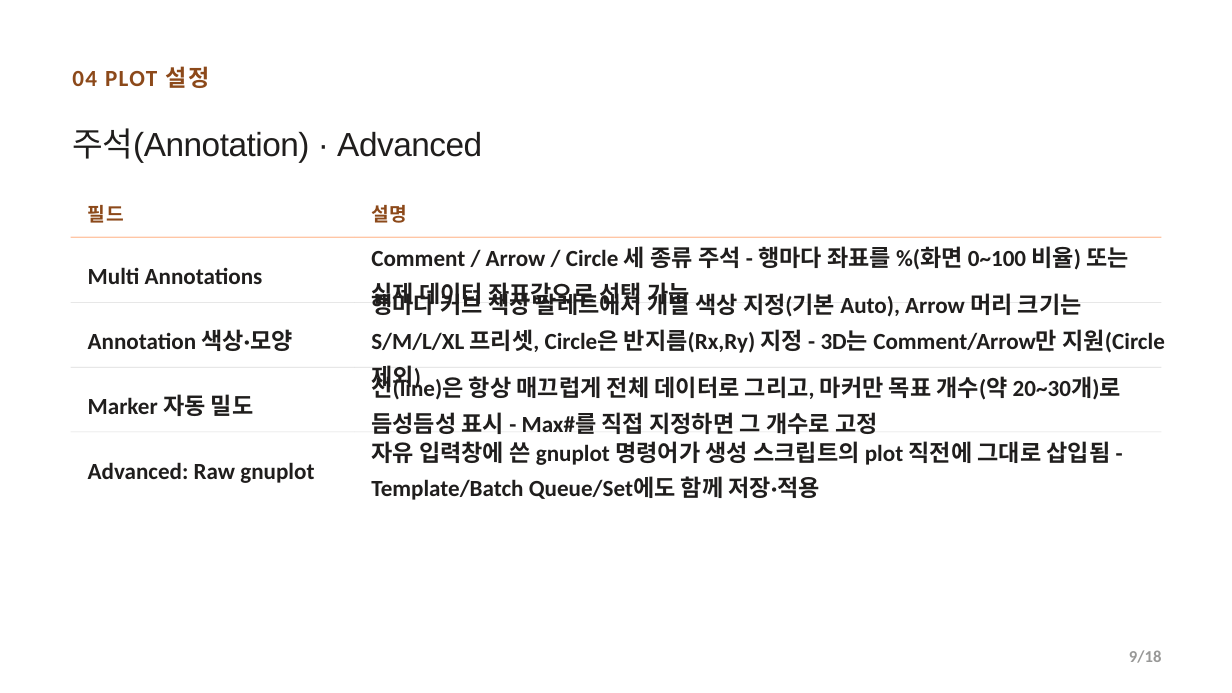
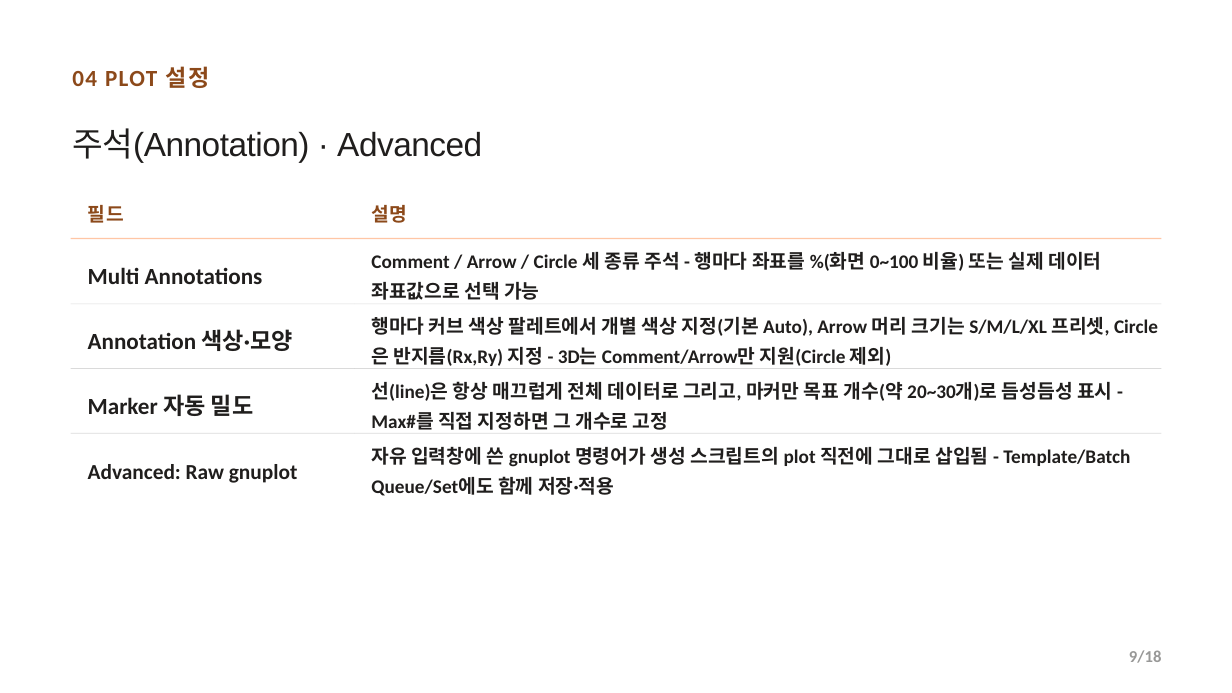
Before and after one commit to CWKIM113/CathPlot_Pub, a slide deck: slide 9 of CathPlot_Deck.pptx. Drawn at 1232x693 pixels with LibreOffice and Linux fonts; fonts in the diff are those of the drawing. Boxes give left, top, right and bottom in pixels: in the first picture for what was removed or moved away, otherwise in the second. Text is boxed around its words. In the diff, an @@ line names an element or a change of style, - is before the commit and + after.

```diff
--- a/CathPlot_Deck.pptx
+++ b/CathPlot_Deck.pptx
@@ text "Advanced: Raw gnuplot" at [88, 464, 298, 483]: size 27 to 25 pt @@
@@ size 27 to 22.5 pt in 4 elements at [371, 252, 1101, 300], [371, 317, 1109, 366], [371, 381, 1112, 430], [371, 447, 1130, 496] @@
```
Also in this commit, not shown: 12 other slides changed.
